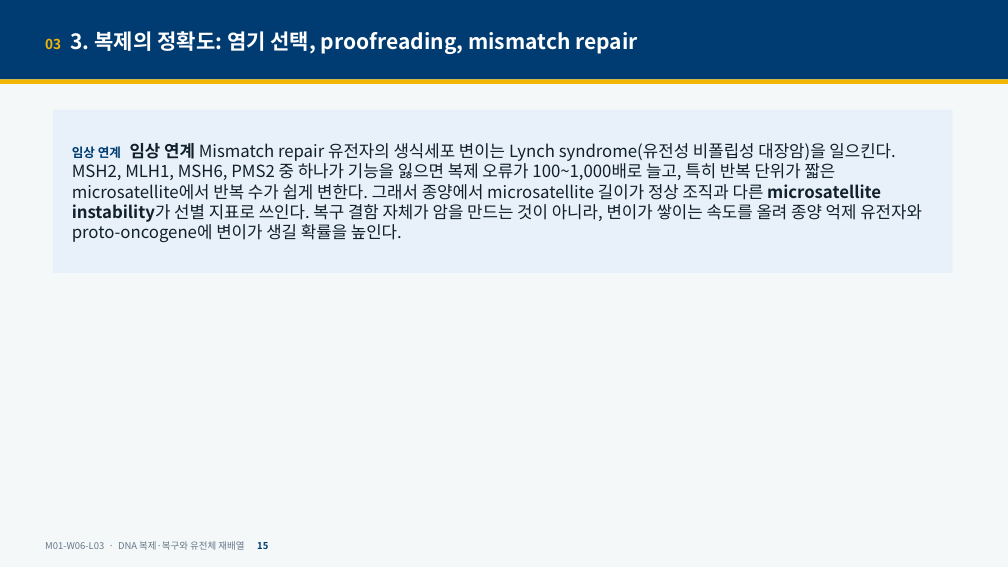
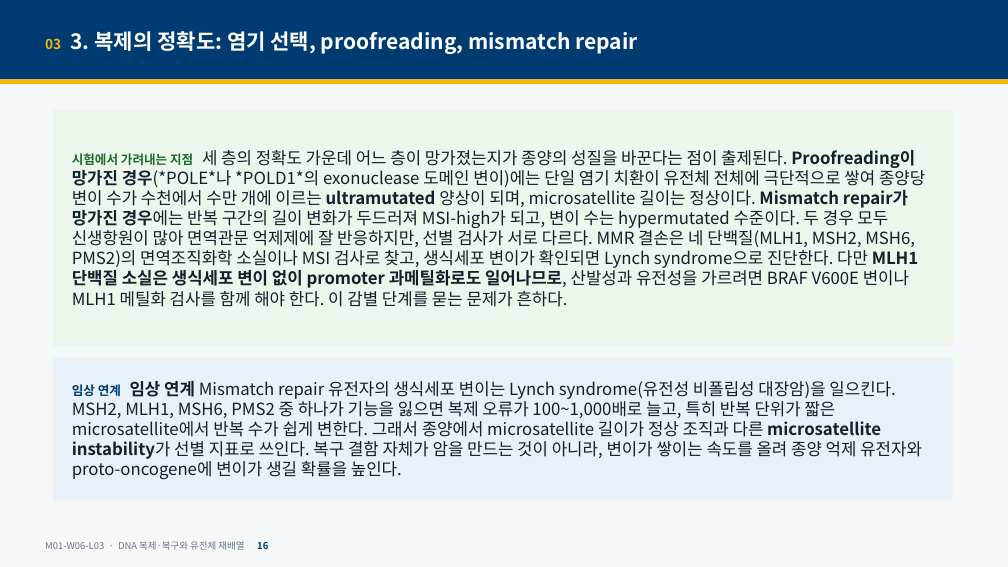
Before and after one commit to hoperiasd2/hoperiasd2.github.io, a slide deck: slide 16 of curriculum/M01/W06/L03/slides.pptx (slide 15 before the commit). Drawn at 1008x567 pixels with LibreOffice and Linux fonts; fonts in the diff are those of the drawing. Boxes give left, top, right and bottom in pixels: in the first picture for what was removed or moved away, otherwise in the second. Text is boxed around its words. In the diff, an @@ line names an element or a change of style, - is before the commit and + after.

```diff
--- a/curriculum/M01/W06/L03/slides.pptx
+++ b/curriculum/M01/W06/L03/slides.pptx
@@ rectangle added at (53,110,953,346), fill #ECF6EC, 16 pt, text #11202B @@
+시험에서 가려내는 지점 세 층의 정확도 가운데 어느 층이 망가졌는지가 종양의 성질을 바꾼다는 점이 출제된다. Proofreading이 망가진 경우(*POLE*나 *POLD1*의 exonuclease 도메인 변이)에는 단일 염기 치환이 유전체 전체에 극단적으로 쌓여 종양당 변이 수가 수천에서 수만 개에 이르는 ultramutated 양상이 되며, microsatellite 길이는 정상이다. Mismatch repair가 망가진 경우에는 반복 구간의 길이 변화가 두드러져 MSI-high가 되고, 변이 수는 hypermutated 수준이다. 두 경우 모두 신생항원이 많아 면역관문 억제제에 잘 반응하지만, 선별 검사가 서로 다르다. MMR 결손은 네 단백질(MLH1, MSH2, MSH6, PMS2)의 면역조직화학 소실이나 MSI 검사로 찾고, 생식세포 변이가 확인되면 Lynch syndrome으로 진단한다. 다만 MLH1 단백질 소실은 생식세포 변이 없이 promoter 과메틸화로도 일어나므로, 산발성과 유전성을 가르려면 BRAF V600E 변이나 MLH1 메틸화 검사를 함께 해야 한다. 이 감별 단계를 묻는 문제가 흔하다.
@@ rectangle "임상 연계 임상 연계 Mismatch ...": place and size @@
-rectangle "임상 연계 임상 연계 Mismatch ..." at (53,110,953,273)
+rectangle "임상 연계 임상 연계 Mismatch ..." at (53,358,953,500)
```
Also in this commit, not shown: 40 other slides changed, 11 slides added, 5 other files.
